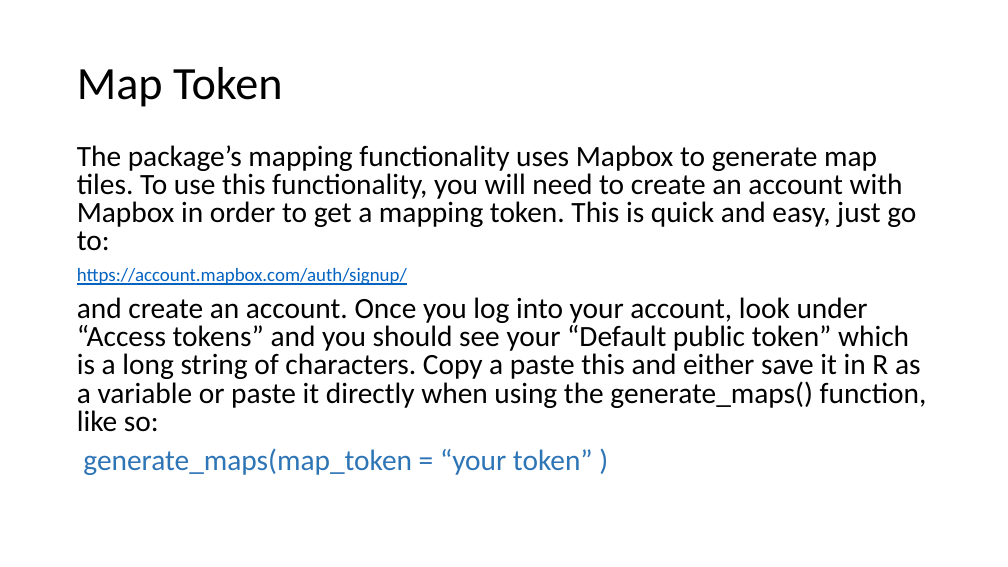
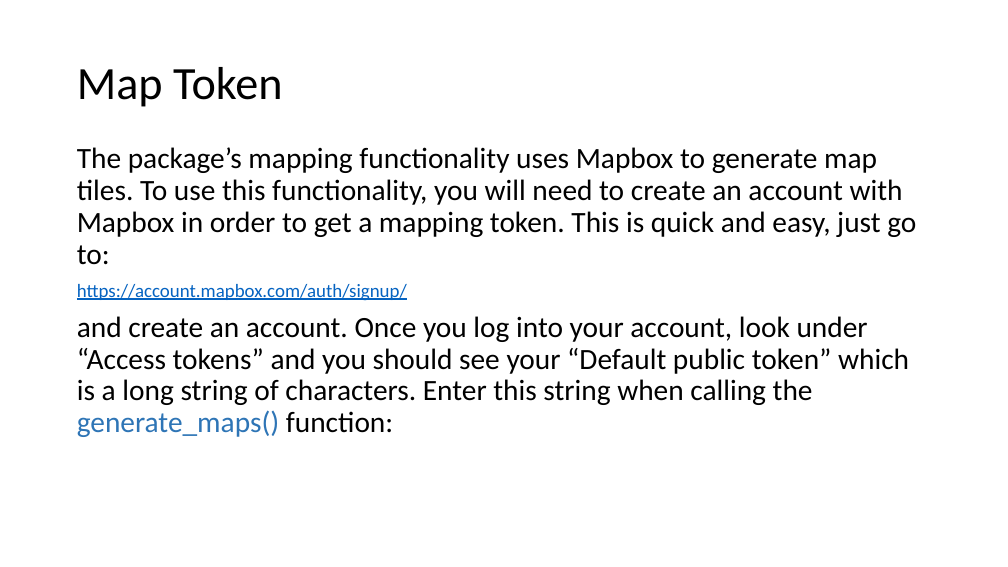
Before and after one commit to LobsterScience/LobTag2, a slide deck: slide 8 of data/user_guide.pptx (slide 6 before the commit). Drawn at 1008x567 pixels with LibreOffice and Linux fonts; fonts in the diff are those of the drawing. Boxes give left, top, right and bottom in pixels: in the first picture for what was removed or moved away, otherwise in the second. Text is boxed around its words. In the diff, an @@ line names an element or a change of style, - is before the commit and + after.

```diff
--- a/data/user_guide.pptx
+++ b/data/user_guide.pptx
@@ text at (77, 147, 916, 301): line spacing 0.8 to 0.9 @@
@@ text at (77, 316, 909, 437): text changed @@
-and create an account. Once you log into your account, look under “Access tokens” and you should see your “Default public token” which is a long string of characters. Copy a paste this and either save it in R as a variable or paste it directly when using the generate_maps() function, like so:
-generate_maps(map_token = “your token” )
+and create an account. Once you log into your account, look under “Access tokens” and you should see your “Default public token” which is a long string of characters. Enter this string when calling the generate_maps() function:
```
Also in this commit, not shown: 18 other slides changed, 3 slides added, 2 other files.
